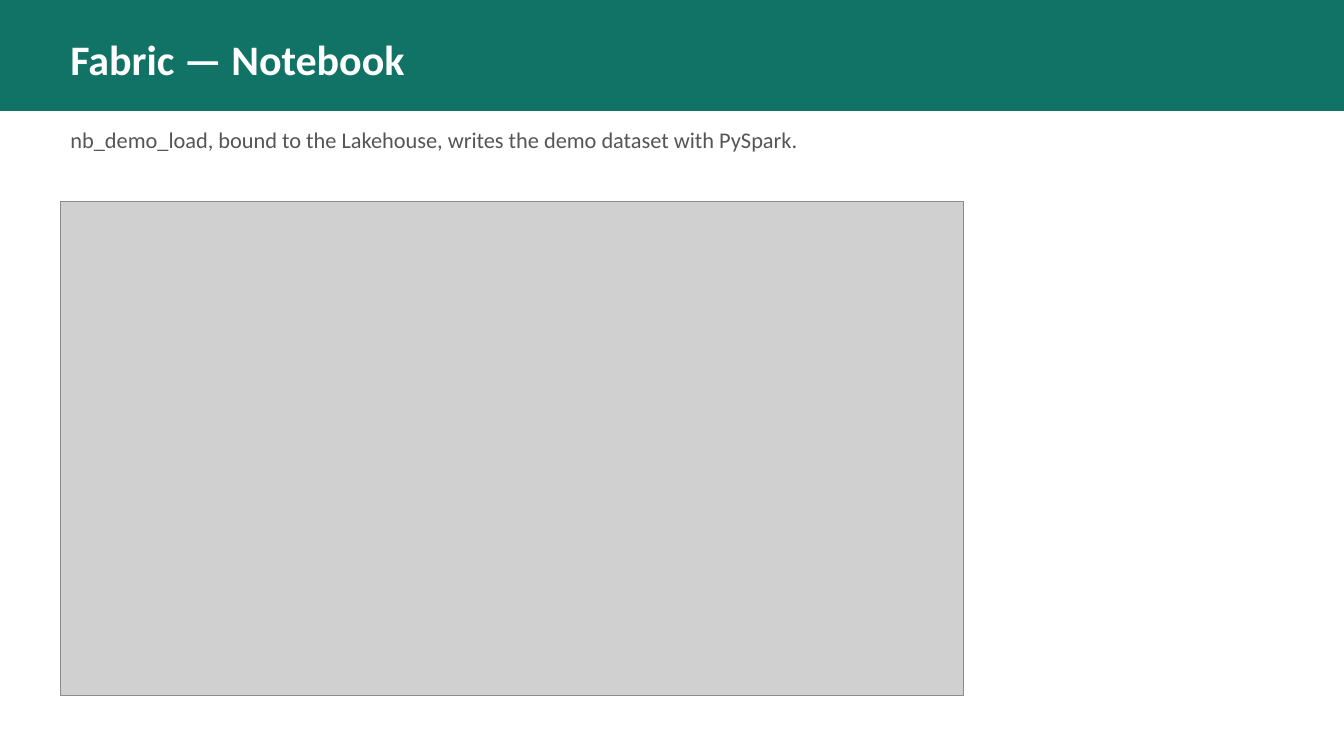
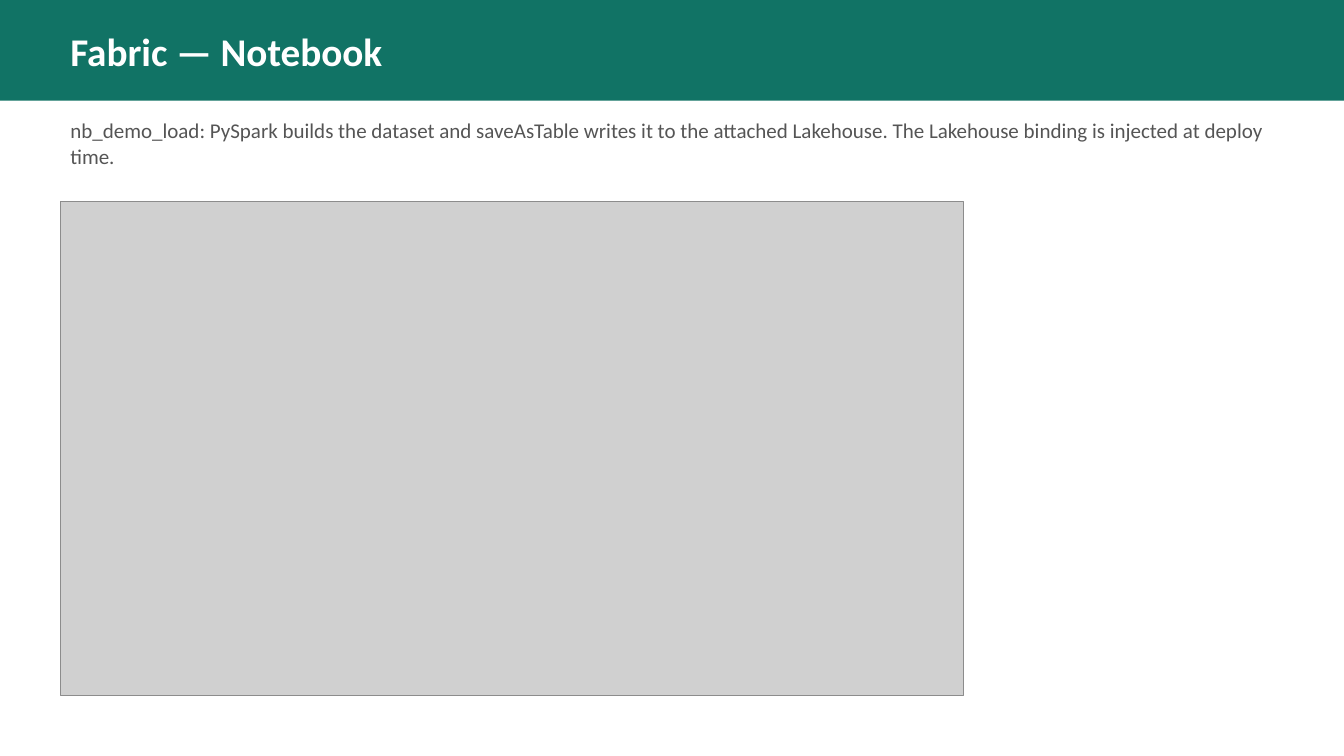
Before and after one commit to melabadi/fabric-as-code, a slide deck: slide 10 of docs/Fabric-as-Code.pptx (slide 7 before the commit). Drawn at 1344x756 pixels with LibreOffice and Linux fonts; fonts in the diff are those of the drawing; grey boxes stand for pictures. Boxes give left, top, right and bottom in pixels: in the first picture for what was removed or moved away, otherwise in the second. Text is boxed around its words. In the diff, an @@ line names an element or a change of style, - is before the commit and + after.

```diff
--- a/docs/Fabric-as-Code.pptx
+++ b/docs/Fabric-as-Code.pptx
@@ rectangle: place and size @@
-rectangle at (0, 0, 1344, 111)
+rectangle at (0, 0, 1344, 101)
@@ text "Fabric — Notebook" at (70, 38, 383, 67): size 30 to 28 pt @@
@@ text at (70, 123, 1263, 164): text changed; size 16 to 15 pt @@
-nb_demo_load, bound to the Lakehouse, writes the demo dataset with PySpark.
+nb_demo_load: PySpark builds the dataset and saveAsTable writes it to the attached Lakehouse. The Lakehouse binding is injected at deploy time.
```
Also in this commit, not shown: 7 other slides changed, 5 slides added, 2 slides removed, 4 other files.
